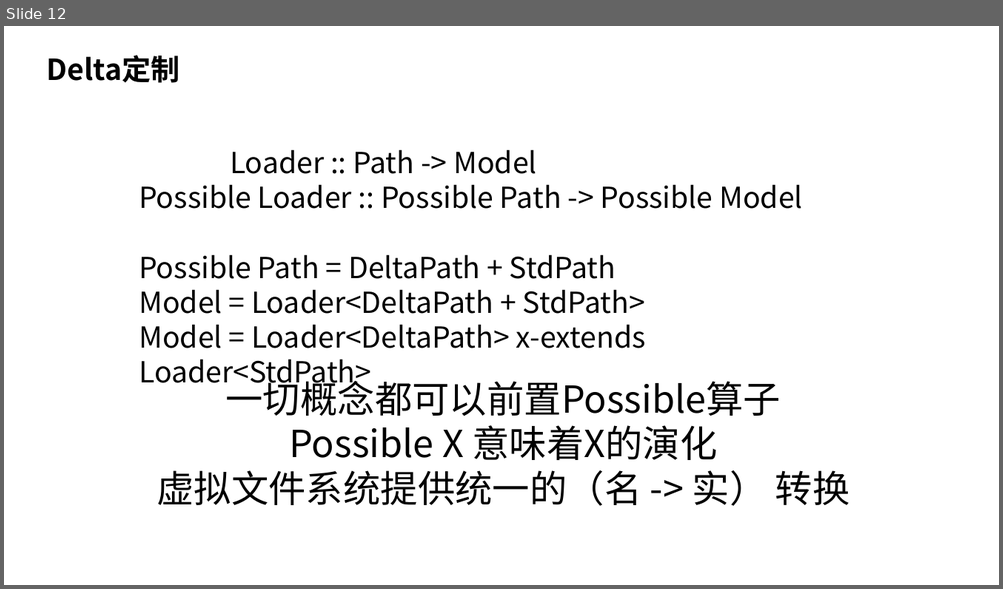
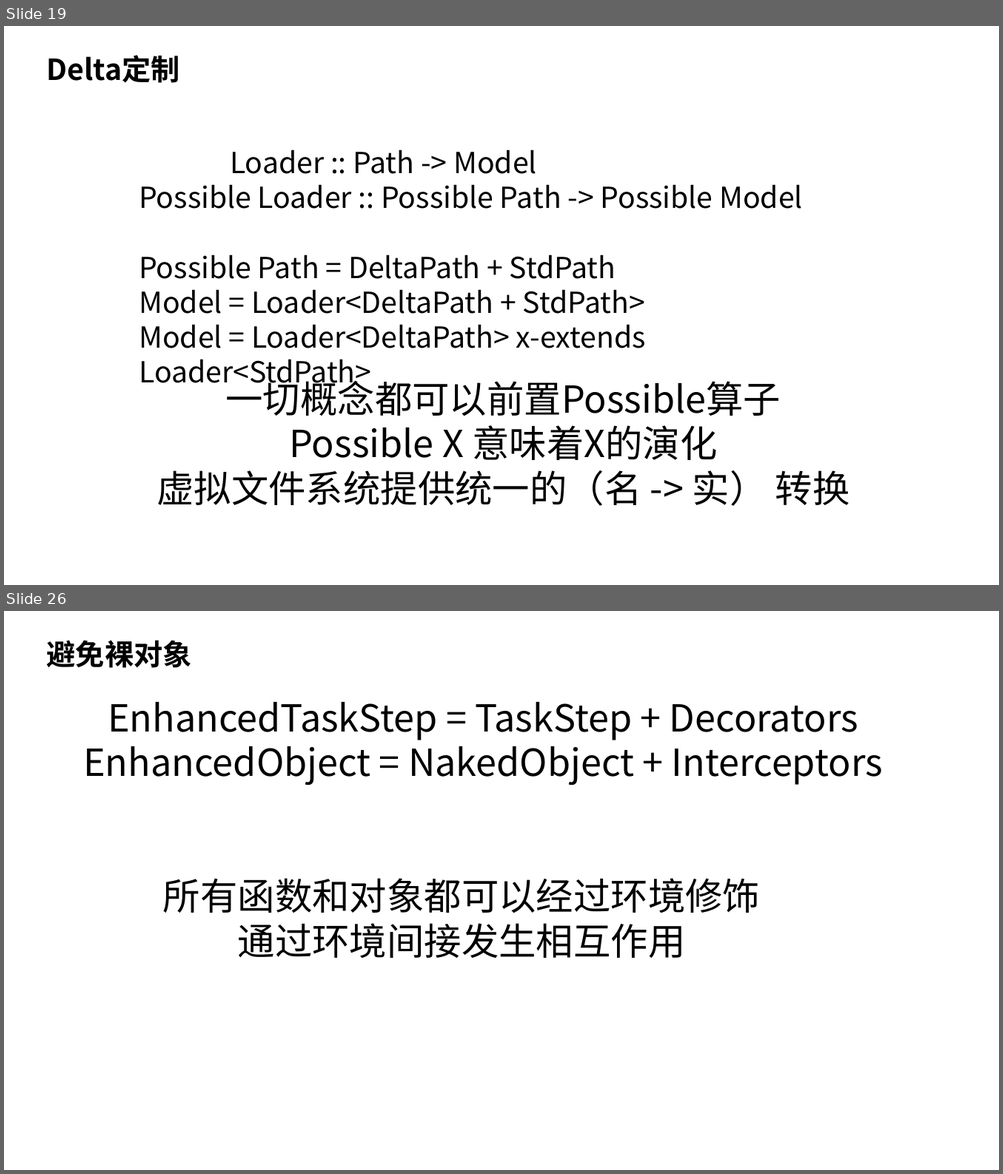
Before and after one commit to nop-platform/nop-entropy-docs, a slide deck: src/ppt/theory-of-reversible-computation.pptx. Shown one above the other, each under a label of ours: slide 12 before the commit, slides 19 and 26 after it; the slides between them are not shown. The pictures are 1003x589 and 1003x1174 pixels, drawn with LibreOffice and Linux fonts; fonts in the diff are those of the drawing. Boxes give left, top, right and bottom in pixels: in the first picture for what was removed or moved away, otherwise in the second. Text is boxed around its words. In the diff, an @@ line names an element or a change of style, - is before the commit and + after.

```diff
--- a/src/ppt/theory-of-reversible-computation.pptx
+++ b/src/ppt/theory-of-reversible-computation.pptx
@@ slide 26 added at bbox=[4, 611, 999, 1170], background #FFFFFF @@
@@ text added at bbox=[47, 640, 192, 668], 28 pt, text #000000, bold @@
+避免裸对象
@@ text added at bbox=[83, 702, 882, 786], 36 pt, text #000000 @@
+EnhancedTaskStep = TaskStep + Decorators
+EnhancedObject = NakedObject + Interceptors
@@ text added at bbox=[163, 878, 760, 958], 36 pt, text #000000 @@
+所有函数和对象都可以经过环境修饰
+通过环境间接发生相互作用
@@ what was slide 12 is now slide 19 @@
```
Also in this commit, not shown: 2 slides changed, 12 other slides added, 1 other file.
